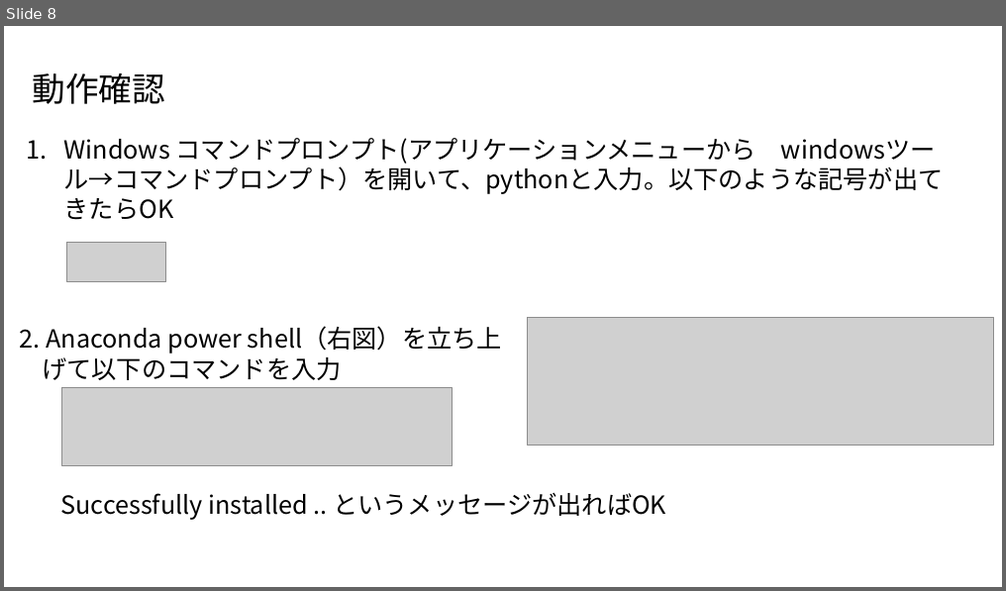
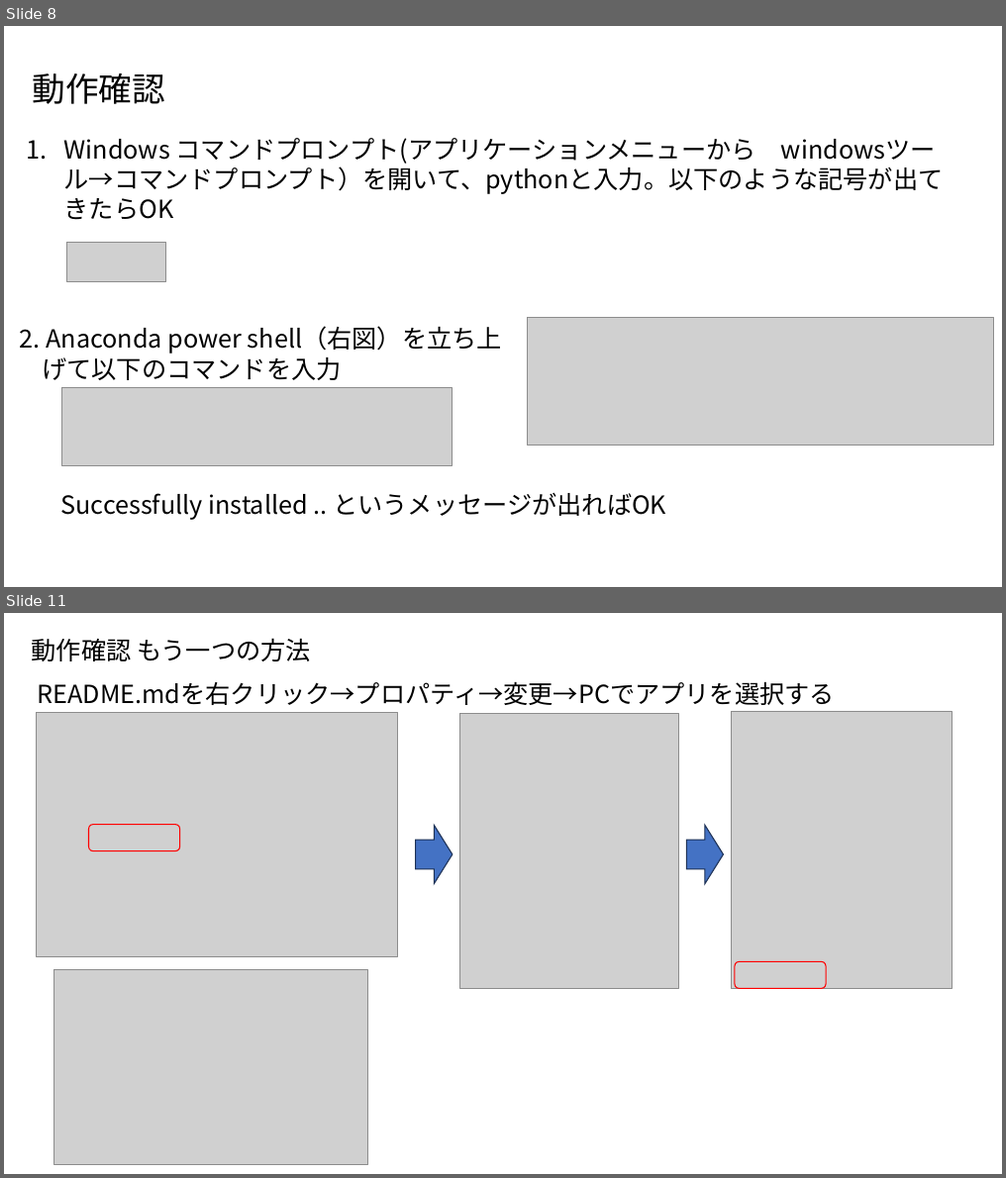
Before and after one commit to ueharaLab/bigdata1_introduction, a slide deck: anaconda.pptx. Shown one above the other, each under a label of ours: slide 8 before the commit, slides 8 and 11 after it; the slides between them are not shown. The pictures are 1006x591 and 1006x1178 pixels, drawn with LibreOffice and Linux fonts; fonts in the diff are those of the drawing; grey boxes stand for pictures. Boxes give left, top, right and bottom in pixels: in the first picture for what was removed or moved away, otherwise in the second. Text is boxed around its words. In the diff, an @@ line names an element or a change of style, - is before the commit and + after.

```diff
--- a/anaconda.pptx
+++ b/anaconda.pptx
@@ slide 11 added at [4, 613, 1002, 1174], background #FFFFFF @@
@@ text added at [32, 638, 311, 662], 24 pt, text #000000 @@
+動作確認 もう一つの方法
@@ text added at [38, 681, 835, 705], 24 pt, text #000000 @@
+README.mdを右クリック→プロパティ→変更→PCでアプリを選択する
@@ picture added at [37, 713, 398, 957] @@
@@ picture added at [460, 714, 678, 989] @@
@@ picture added at [731, 711, 951, 989] @@
@@ rounded rectangle added at [88, 825, 180, 852], outline #FF0000 1 pt @@
@@ right arrow added at [416, 825, 452, 884], fill #4472C4, outline #1E3256 1 pt @@
@@ right arrow added at [687, 825, 724, 884], fill #4472C4, outline #1E3256 1 pt @@
@@ rounded rectangle added at [735, 961, 826, 989], outline #FF0000 1 pt @@
@@ picture added at [54, 970, 368, 1164] @@
```
Also in this commit, not shown: 1 slide changed, 1 other slide added.
